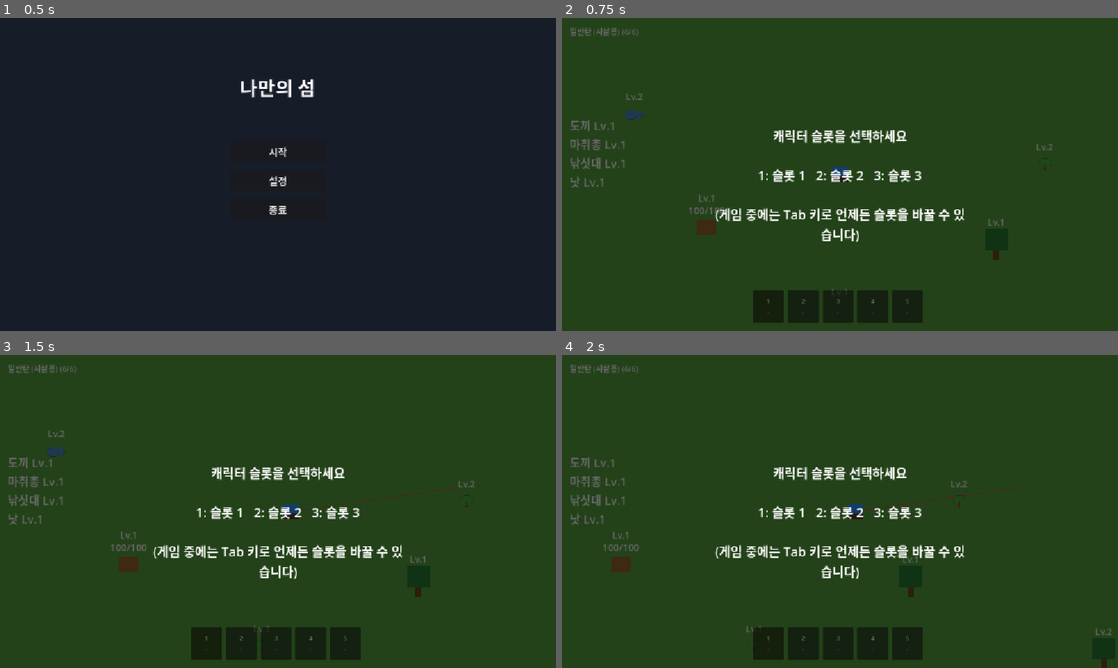
Above: before the commit, frames 1-4 (two rows, left to right).
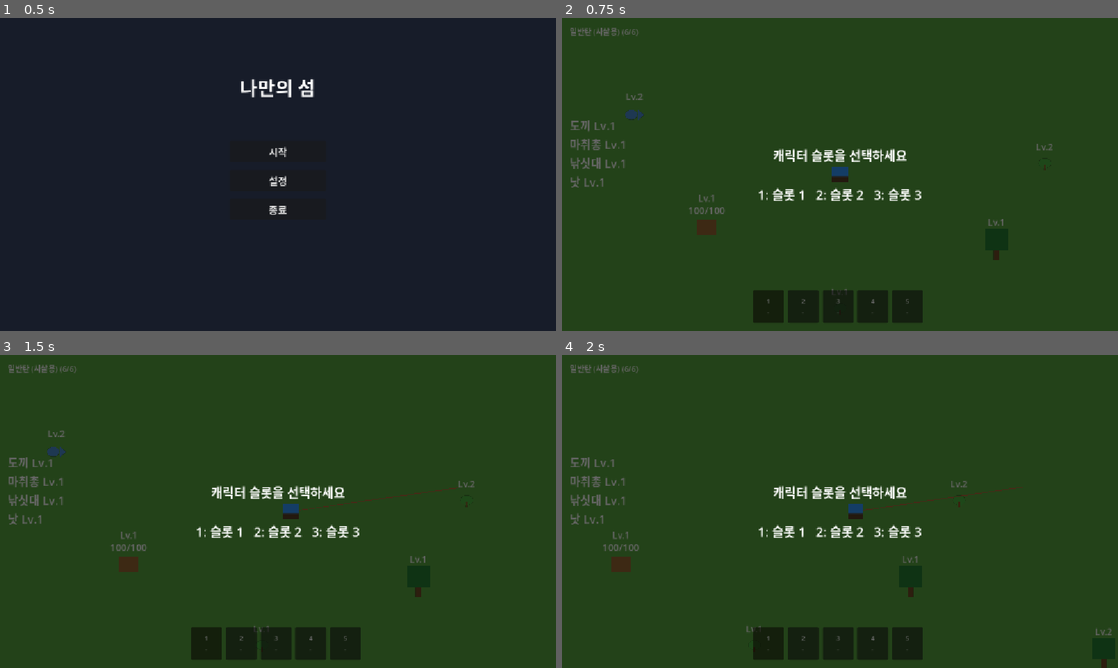
Above: after the commit, the same moments.

Repository: kimtuna/test_game
Game: Godot game, scene res://scenes/MainMenu.tscn
Same seed, same stepped clock (60 frames per second), same inputs: the game is played once before the commit and once after it.
Inputs (mouse positions are in pixels of both pictures, inside the frame that each line leads up to):
- Up to frame 1 (0.5 s): no input
- Up to frame 2 (0.75 s): click "시작" at 0.5 s
- Up to frame 3 (1.5 s): tap Enter (ui_accept) at 1.25 s; move the mouse to (400, 495) at 1.27 s; hold D (move_right) from 1.28 s (still down); tap Tab at 1.35 s; click (400, 495) at 1.42 s
- Up to frame 4 (2 s): keep holding D (move_right); tap Enter (ui_accept) at 1.52 s; tap E at 1.55 s

Frame 1 is identical in both runs. In frame 2, 3.2% of the frame differs, in the area x 27-73%, y 35-72%; in frame 3, 3.2%; in frame 4, 3.2%.

Commit message:
fix: 게임 중 Tab 슬롯 전환 메뉴 제거
inbox.md #7 1번 처리. scripts/main.gd의 _unhandled_input에서 KEY_TAB ->
slot_overlay.visible = true 분기를 삭제해, 슬롯 선택은 메인 메뉴(게임 시작
시점)에서만 하도록 했다. Main.tscn 슬롯 안내 문구에서도 Tab 관련 문장을
제거했다. tests/slot_headless_test.gd는 Tab으로 슬롯 오버레이를 다시 여는
방식으로 슬롯 전환/저장 복원을 검증했었는데, 그 경로가 없어져 save_load
테스트처럼 Main.tscn 인스턴스를 새로 만들어(=새 실행 흉내) 검증하도록
다시 작성했다.

Diff:
--- a/scenes/Main.tscn
+++ b/scenes/Main.tscn
@@ -168,9 +168,7 @@
 theme_override_font_sizes/font_size = 26
 text = "캐릭터 슬롯을 선택하세요
 
-1: 슬롯 1   2: 슬롯 2   3: 슬롯 3
-
-(게임 중에는 Tab 키로 언제든 슬롯을 바꿀 수 있습니다)"
+1: 슬롯 1   2: 슬롯 2   3: 슬롯 3"
 horizontal_alignment = 1
 vertical_alignment = 1
 autowrap_mode = 2
--- a/scripts/main.gd
+++ b/scripts/main.gd
@@ -231,8 +231,10 @@
 # 슬롯이면 메모리에 있는 slot_colors를 즉시 적용하고, (2) 세션 중엔 처음
 # 골랐지만 디스크에 저장 파일이 있는 슬롯이면 그 파일을 불러와 적용하고
 # (_apply_slot_data), (3) 저장 파일도 없는 진짜 새 슬롯이면 커스터마이징
-# 오버레이로 이어진다. 게임 중에도 Tab 키로 언제든 슬롯 오버레이를 다시 열어
-# 슬롯을 바꿀 수 있다. 계정 시스템(로그인 등)은 여전히 범위 밖이다.
+# 오버레이로 이어진다. 슬롯 선택은 게임 시작(메인 메뉴) 시점에만 하며, 게임
+# 플레이 중에는 슬롯을 바꾸는 기능이 없다(inbox.md #7 1번 — Tab으로 여는
+# 방식은 의도치 않게 열리는 사고가 있어 제거했다). 계정 시스템(로그인 등)은
+# 여전히 범위 밖이다.
 #
 # status.md #50이 남긴 "게임 중 메인 메뉴로 나가는 흐름" 공백을 메우는 조각.
 # 다른 오버레이(슬롯/커스터마이징/튜토리얼)가 떠 있지 않을 때만 ESC로
@@ -309,11 +311,6 @@
 	if event.keycode == KEY_ESCAPE:
 		pause_overlay.visible = true
 		get_tree().paused = true
-		get_viewport().set_input_as_handled()
-		return
-
-	if event.keycode == KEY_TAB:
-		slot_overlay.visible = true
 		get_viewport().set_input_as_handled()
 		return
 
--- a/tests/slot_headless_test.gd
+++ b/tests/slot_headless_test.gd
@@ -2,14 +2,14 @@
 
 # 헤드리스 환경에서 캐릭터 슬롯 선택/전환의 최소 동작을 검증하는 통합 테스트.
 # 실행: godot --headless --path . --script res://tests/slot_headless_test.gd
-# design.md의 "계정당 3개 캐릭터 슬롯"의 첫 조각(저장 없이, 세션 중 슬롯별
-# 외형을 기억하는 것까지만 다룸)을 검증한다.
+# design.md의 "계정당 3개 캐릭터 슬롯"을 검증한다.
 # (1) 시작 시 슬롯 오버레이만 보이는지, (2) 처음 고르는 슬롯(1)은 커스터마이징
 # 으로 이어지는지, (3) 색을 고르면 튜토리얼로 이어지고 색이 저장되는지,
-# (4) 튜토리얼을 닫은 뒤 Tab으로 슬롯 오버레이를 다시 열 수 있는지,
-# (5) 처음 고르는 슬롯(2)은 다시 커스터마이징으로 이어지되 튜토리얼은 다시
-# 뜨지 않는지, (6) Tab으로 이미 골랐던 슬롯(1)으로 돌아가면 커스터마이징
-# 없이 저장해둔 색이 즉시 적용되는지 확인한다.
+# (4) 튜토리얼을 닫은 뒤에도(inbox.md #7 1번 — 게임 중 Tab으로 슬롯 오버레이를
+# 다시 여는 기능은 제거됐다) 저장 파일이 남아, 새 인스턴스(=새 실행)에서
+# 슬롯 1을 다시 고르면 커스터마이징 없이 저장해둔 색이 즉시 적용되는지,
+# (5) 같은 새 실행에서 처음 고르는 슬롯(2)은 커스터마이징으로 이어지되
+# 튜토리얼은 다시 뜨지 않는지 확인한다.
 
 func _press_key(keycode: int) -> void:
 	var event := InputEventKey.new()
@@ -18,11 +18,9 @@
 	Input.parse_input_event(event)
 	await process_frame
 
-# 이번 세션에서 main.gd에 슬롯 저장/불러오기(user://saves/*)가 추가되어,
 # 이전 실행(수동 플레이 포함)이 남긴 저장 파일이 있으면 "처음 고르는 슬롯"
-# 전제가 깨진다. 이 테스트는 그 전제에 의존하므로 시작 전에 지워 결정론을
-# 지키고, 끝에도 지워 이후 실행(다른 테스트, 수동 플레이)에 영향을 남기지
-# 않는다.
+# 전제가 깨지므로, 시작 전에 지워 결정론을 지키고 끝에도 지워 이후 실행에
+# 영향을 남기지 않는다.
 func _clean_saves() -> void:
 	for i in range(1, 4):
 		var path := "user://saves/slot_%d.save" % i
@@ -33,79 +31,98 @@
 
 func _initialize() -> void:
 	_clean_saves()
-	var main: Node2D = load("res://scenes/Main.tscn").instantiate()
-	root.add_child(main)
+	var ok := true
+
+	# 1단계: 첫 실행 — 슬롯 1을 처음 고르고 빨강으로 커스터마이징한다.
+	var main1: Node2D = load("res://scenes/Main.tscn").instantiate()
+	root.add_child(main1)
 	await process_frame
 
-	var slot_overlay: Control = main.get_node("UI/SlotOverlay")
-	var customization_overlay: Control = main.get_node("UI/CustomizationOverlay")
-	var tutorial_overlay: Control = main.get_node("UI/TutorialOverlay")
-	var player := main.get_node("Player")
+	var slot_overlay1: Control = main1.get_node("UI/SlotOverlay")
+	var customization_overlay1: Control = main1.get_node("UI/CustomizationOverlay")
+	var tutorial_overlay1: Control = main1.get_node("UI/TutorialOverlay")
+	var player1 := main1.get_node("Player")
 
-	var ok := true
-
-	if not slot_overlay.visible:
+	if not slot_overlay1.visible:
 		push_error("FAIL: 시작 시 슬롯 오버레이가 보이지 않음")
 		ok = false
-	if customization_overlay.visible or tutorial_overlay.visible:
+	if customization_overlay1.visible or tutorial_overlay1.visible:
 		push_error("FAIL: 시작 시 슬롯 오버레이 외에 다른 오버레이가 보임")
 		ok = false
 
-	# 슬롯 1을 처음 선택 -> 커스터마이징으로 이어져야 한다.
 	await _press_key(KEY_1)
-	if slot_overlay.visible or not customization_overlay.visible:
+	if slot_overlay1.visible or not customization_overlay1.visible:
 		push_error("FAIL: 슬롯 1을 처음 골랐는데 커스터마이징으로 이어지지 않음")
 		ok = false
 
-	# 빨강(키 2)을 선택 -> 튜토리얼로 이어지고 슬롯 1의 색으로 저장되어야 한다.
 	await _press_key(KEY_2)
-	if customization_overlay.visible or not tutorial_overlay.visible:
+	if customization_overlay1.visible or not tutorial_overlay1.visible:
 		push_error("FAIL: 색 선택 후 튜토리얼로 이어지지 않음")
 		ok = false
 	var red := Color(0.9, 0.2, 0.2)
-	if player.body_color != red:
-		push_error("FAIL: 슬롯 1의 색이 선택한 빨강으로 저장되지 않음 (실제: %s)" % [player.body_color])
+	if player1.body_color != red:
+		push_error("FAIL: 슬롯 1의 색이 선택한 빨강으로 저장되지 않음 (실제: %s)" % [player1.body_color])
 		ok = false
 
-	# 튜토리얼을 닫는다(아무 키).
 	await _press_key(KEY_SPACE)
-	if tutorial_overlay.visible:
+	if tutorial_overlay1.visible:
 		push_error("FAIL: 키 입력 후에도 튜토리얼 오버레이가 사라지지 않음")
 		ok = false
 
-	# Tab으로 슬롯 오버레이를 다시 연다.
-	await _press_key(KEY_TAB)
-	if not slot_overlay.visible:
-		push_error("FAIL: Tab을 눌러도 슬롯 오버레이가 다시 열리지 않음")
-		ok = false
+	# 게임 중 슬롯을 바꾸는 기능이 없으므로(inbox.md #7 1번), 첫 인스턴스를
+	# 완전히 없애 새로 실행한 것과 같은 상황을 만든다.
+	main1.queue_free()
+	await process_frame
+	await process_frame
 
-	# 슬롯 2를 처음 선택 -> 커스터마이징으로 이어지되, 튜토리얼은 다시 뜨면 안 된다.
+	# 2단계: 두 번째 실행 — 슬롯 2를 처음 고르면 커스터마이징으로 이어지되,
+	# 이미 튜토리얼을 본 뒤이므로 다시 뜨면 안 된다.
+	var main2: Node2D = load("res://scenes/Main.tscn").instantiate()
+	root.add_child(main2)
+	await process_frame
+
+	var slot_overlay2: Control = main2.get_node("UI/SlotOverlay")
+	var customization_overlay2: Control = main2.get_node("UI/CustomizationOverlay")
+	var tutorial_overlay2: Control = main2.get_node("UI/TutorialOverlay")
+	var player2 := main2.get_node("Player")
+
 	await _press_key(KEY_2)
-	if slot_overlay.visible or not customization_overlay.visible:
+	if slot_overlay2.visible or not customization_overlay2.visible:
 		push_error("FAIL: 슬롯 2를 처음 골랐는데 커스터마이징으로 이어지지 않음")
 		ok = false
 
-	# 초록(키 3)을 선택.
 	await _press_key(KEY_3)
-	if customization_overlay.visible:
+	if customization_overlay2.visible:
 		push_error("FAIL: 슬롯 2 색 선택 후에도 커스터마이징 오버레이가 남아있음")
 		ok = false
-	if tutorial_overlay.visible:
+	if tutorial_overlay2.visible:
 		push_error("FAIL: 이미 튜토리얼을 본 뒤인데 슬롯 전환 시 튜토리얼이 다시 뜸")
 		ok = false
 	var green := Color(0.25, 0.75, 0.3)
-	if player.body_color != green:
-		push_error("FAIL: 슬롯 2의 색이 선택한 초록으로 저장되지 않음 (실제: %s)" % [player.body_color])
+	if player2.body_color != green:
+		push_error("FAIL: 슬롯 2의 색이 선택한 초록으로 저장되지 않음 (실제: %s)" % [player2.body_color])
 		ok = false
 
-	# Tab -> 슬롯 1로 돌아가면, 커스터마이징 없이 저장해둔 빨강이 즉시 적용돼야 한다.
-	await _press_key(KEY_TAB)
+	main2.queue_free()
+	await process_frame
+	await process_frame
+
+	# 3단계: 세 번째 실행 — 이미 골랐던 슬롯 1을 다시 고르면, 커스터마이징 없이
+	# 저장해둔 빨강이 즉시 적용돼야 한다.
+	var main3: Node2D = load("res://scenes/Main.tscn").instantiate()
+	root.add_child(main3)
+	await process_frame
+
+	var slot_overlay3: Control = main3.get_node("UI/SlotOverlay")
+	var customization_overlay3: Control = main3.get_node("UI/CustomizationOverlay")
+	var player3 := main3.get_node("Player")
+
 	await _press_key(KEY_1)
-	if slot_overlay.visible or customization_overlay.visible:
-		push_error("FAIL: 이미 골랐던 슬롯 1로 돌아왔는데 오버레이가 남아있음")
+	if slot_overlay3.visible or customization_overlay3.visible:
+		push_error("FAIL: 이미 골랐던 슬롯 1을 다시 골랐는데 오버레이가 남아있음")
 		ok = false
-	if player.body_color != red:
-		push_error("FAIL: 슬롯 1로 되돌아왔는데 저장해둔 빨강이 적용되지 않음 (실제: %s)" % [player.body_color])
+	if player3.body_color != red:
+		push_error("FAIL: 슬롯 1을 다시 골랐는데 저장해둔 빨강이 적용되지 않음 (실제: %s)" % [player3.body_color])
 		ok = false
 
 	_clean_saves()
